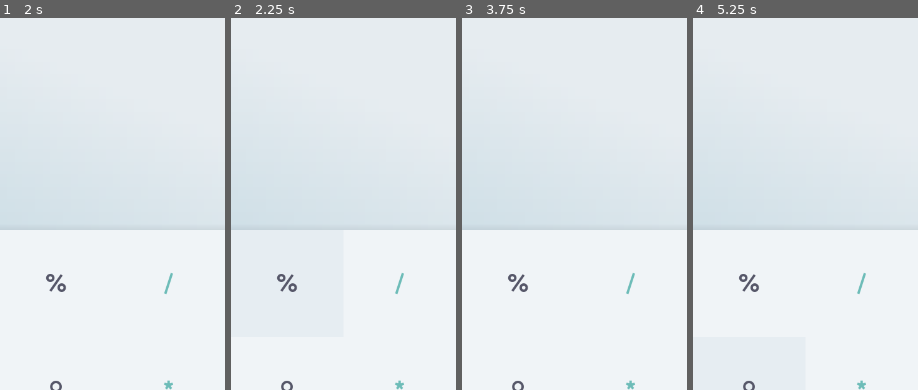
Above: before the commit, frames 1-4 (left to right).
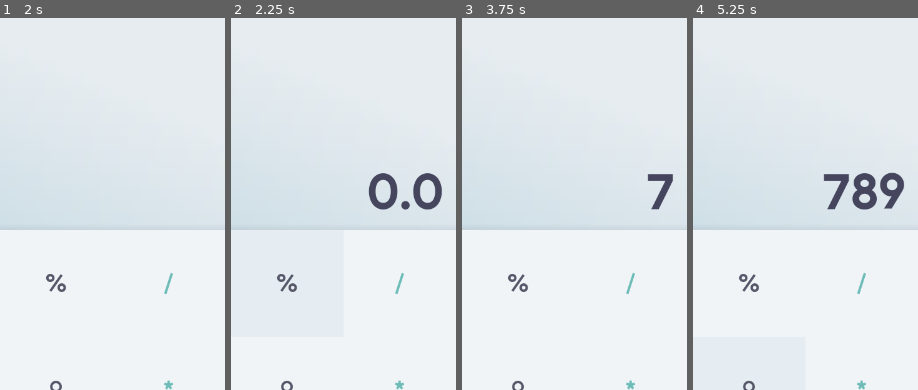
Above: after the commit, the same moments.

Repository: Discordanian/godot-templates
Game: Godot game, scene res://scenes/calculator.tscn
Two runs of this game, one before a commit and one after it. Both use one fixed random seed, a clock stepped at 60 frames per second and the inputs below.
Inputs:
- Up to frame 1 (2 s): click "C" at 0.5 s; click "+/-" at 1.25 s
- Up to frame 2 (2.25 s): click "%" at 2 s
- Up to frame 3 (3.75 s): click "/" at 2.75 s; click "7" at 3.5 s
- Up to frame 4 (5.25 s): click "8" at 4.25 s; click "9" at 5 s
The pictures show only the part of the screen within x 50-100%, y 0-50%; the shares and areas given below are measured in that part.

Frame 1 is identical in both runs. In frame 2, 1.5% of the frame differs, in the area x 60-94%, y 41-52%; in frame 3, 0.5%; in frame 4, 1.8%, in the area x 58-94%, y 41-52%.
Error after the commit: Out of bounds get index '0' (on base: 'Array[String]') (res://scripts/calculator.gd:62)

Commit message:
With bugs but whatev

Diff:
--- a/starter-godot-apps/Calculator/scripts/calculator.gd
+++ b/starter-godot-apps/Calculator/scripts/calculator.gd
@@ -1,6 +1,9 @@
 extends Control
 
 @onready var label = $VBoxContainer/MarginContainer/ResultLabel
+var temp_nums: Array[String] = []
+var fin_nums: Array[String] = []
+
 
 # Called when the node enters the scene tree for the first time.
 func _ready() -> void:
@@ -14,7 +17,66 @@
 	pass
 
 func button_pressed(text: String):
-	print("button pressed %s" % text)
+	if text.is_valid_int():
+		temp_nums.append(text)
+		print(temp_nums)
+		print("%s" % text)
+		label.text = "".join(temp_nums)
+	else:
+		non_number_button_pressed(text)
+
+func non_number_button_pressed(text: String):
+	if text in ["+", "-", "*", "/"]:
+		fin_nums.append("".join(temp_nums))
+		fin_nums.append(text)
+		print(fin_nums)
+		temp_nums.clear()
+		label.text = "".join(temp_nums)
+
+	if text == "=":
+		fin_nums.append("".join(temp_nums))
+		print(fin_nums)
+		var expression = Expression.new()
+		expression.parse("".join(fin_nums))
+		var result = expression.execute()
+		label.text = str(result)
+		fin_nums.clear()
+		temp_nums.clear()
+		temp_nums.append(str(result))
+
+	if text == "C":
+		temp_nums.clear()
+		fin_nums.clear()
+		label.text = ""
+
+	if text == ".":
+		if not "." in temp_nums:
+			temp_nums.append(".")
+			label.text = "".join(temp_nums)
+
+	if text == "+/-":
+		if temp_nums:
+			temp_nums[0] = str(-int(temp_nums[0]))
+			label.text = "".join(temp_nums)
+		else:
+			fin_nums[0] = str(-int(fin_nums[0]))
+			label.text = "".join(fin_nums)
+
+	if text == "%":
+		var num = float("".join(temp_nums)) * 0.01
+		temp_nums.clear()
+		temp_nums.append(str(num))
+		label.text = "".join(temp_nums)
+
+	if text == "=":
+		var expression = Expression.new()
+		expression.parse("".join(fin_nums))
+		var result = expression.execute([], null, true)
+		label.text = str(result)
+		fin_nums.clear()
+		temp_nums.clear()
+		temp_nums.append(str(result))
+
 
 func _on_zero_button_resized() -> void:
 	@warning_ignore("integer_division")
